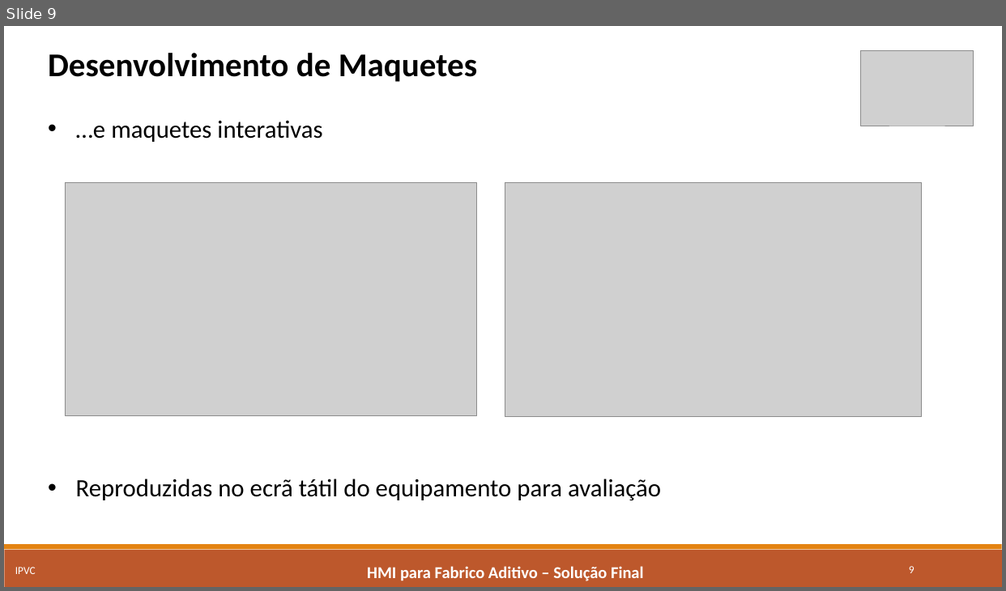
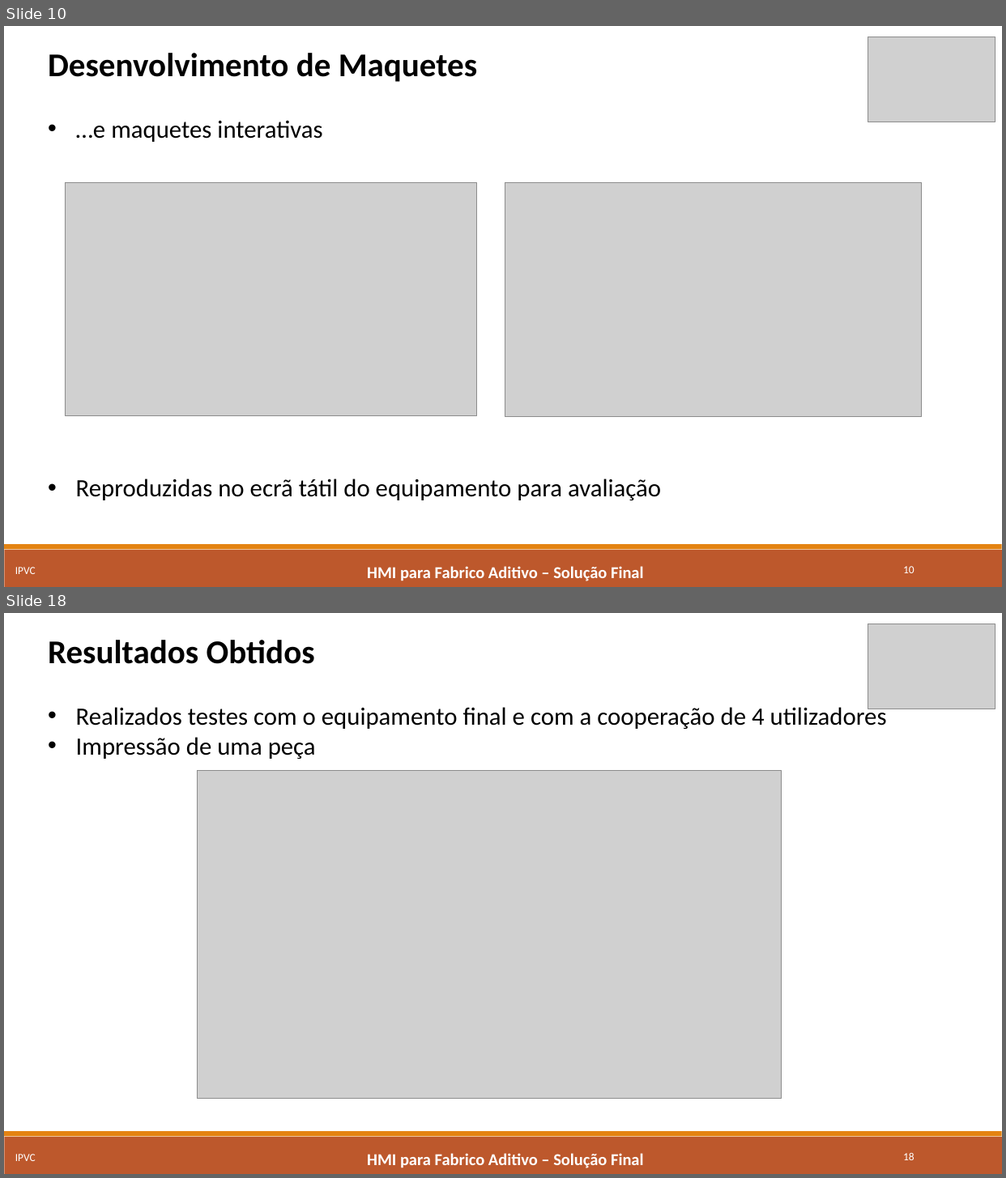
Before and after one commit to marcorlsrodrigues/projeto, a slide deck: Apresentacao_Final_MarcoRodrigues4652.pptx. Shown one above the other, each under a label of ours: slide 9 before the commit, slides 10 and 18 after it; the slides between them are not shown. The pictures are 1006x591 and 1006x1178 pixels, drawn with LibreOffice and Linux fonts; fonts in the diff are those of the drawing; grey boxes stand for pictures. Boxes give left, top, right and bottom in pixels: in the first picture for what was removed or moved away, otherwise in the second. Text is boxed around its words. In the diff, an @@ line names an element or a change of style, - is before the commit and + after.

```diff
--- a/Apresentacao_Final_MarcoRodrigues4652.pptx
+++ b/Apresentacao_Final_MarcoRodrigues4652.pptx
@@ slide 18 added at [4, 613, 1002, 1174], background #FFFFFF; not listed: 2 template elements that a slide beside it also shows @@
@@ picture added at [868, 624, 995, 709] @@
@@ text added at [48, 640, 887, 759], 24 pt, text #000000 @@
+Resultados Obtidos
+• Realizados testes com o equipamento final e com a cooperação de 4 utilizadores
+• Impressão de uma peça
@@ picture added at [197, 771, 781, 1100] @@
@@ text added at [15, 1154, 36, 1161], 10.5 pt, text #FFFFFF @@
+IPVC
@@ text added at [367, 1153, 644, 1169], 16 pt, text #FFFFFF, bold @@
+HMI para Fabrico Aditivo – Solução Final
@@ page number added at [903, 1153, 914, 1161], 10.5 pt, text #FFFFFF @@
+18
@@ what was slide 9 is now slide 10 @@
@@ slide 10 changed as well @@
@@ picture: place and size @@
-picture at [861, 50, 974, 126]
+picture at [868, 37, 995, 122]
@@ page number at [903, 566, 914, 574]: text changed @@
-9
+10
```
Also in this commit, not shown: 11 other slides changed, 13 other slides added, 1 slide removed.
